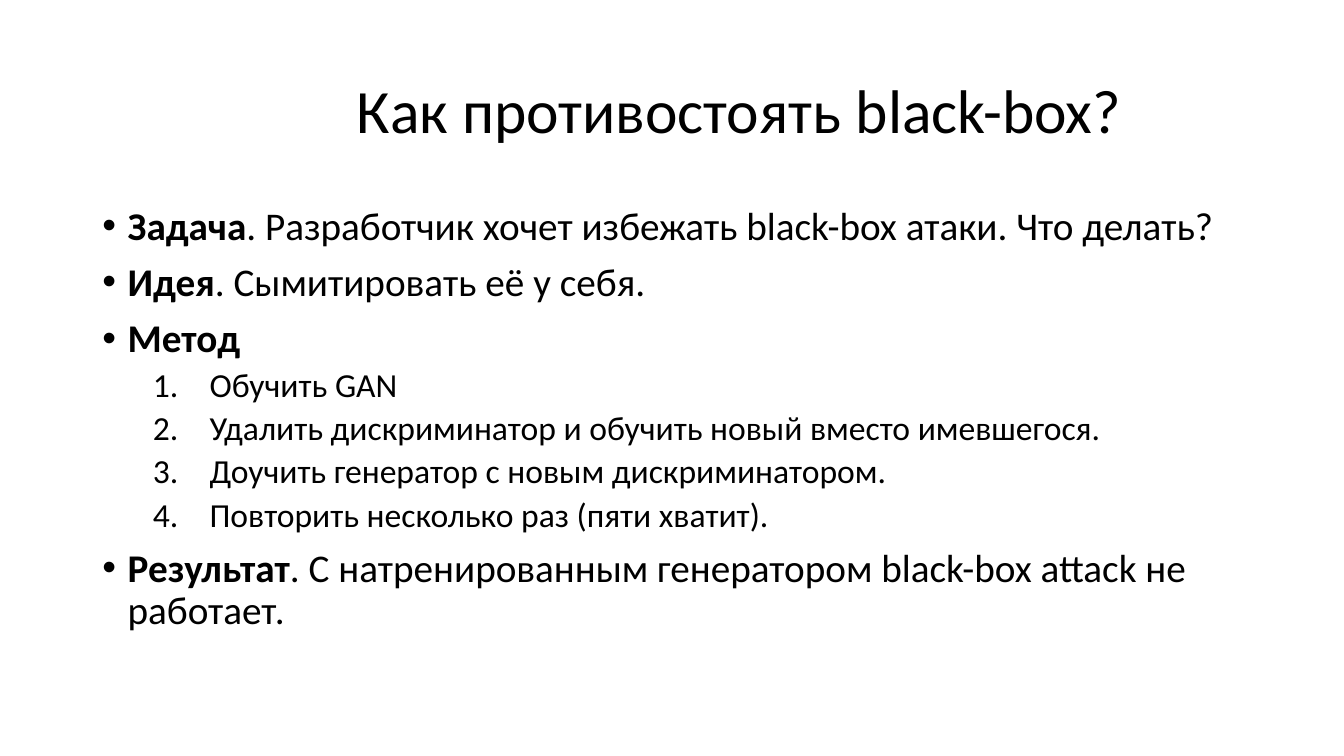
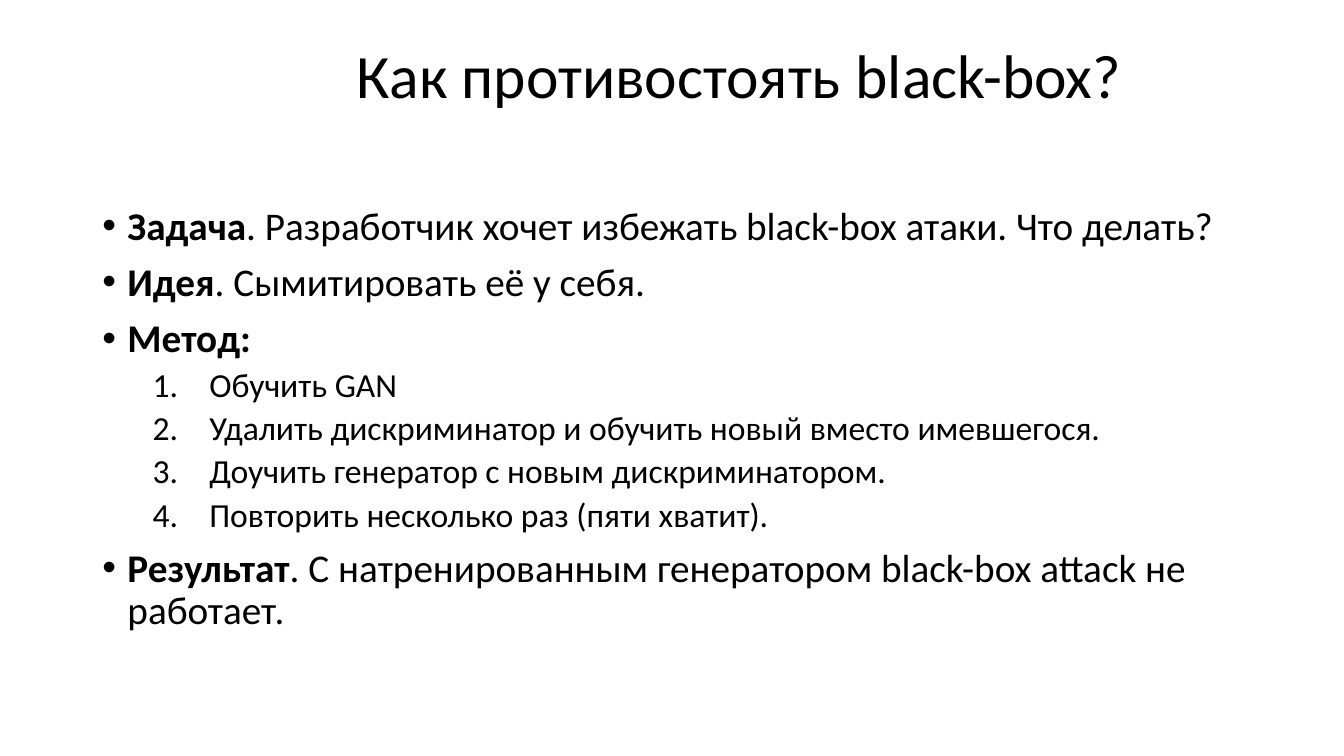
Before and after one commit to Private-ML/gan, a slide deck: slide 11 of GAN MNIST/some slides.pptx (slide 7 before the commit). Drawn at 1344x756 pixels with LibreOffice and Linux fonts; fonts in the diff are those of the drawing; background and template pictures are left out. Boxes give left, top, right and bottom in pixels: in the first picture for what was removed or moved away, otherwise in the second. Text is boxed around its words. In the diff, an @@ line names an element or a change of style, - is before the commit and + after.

```diff
--- a/GAN MNIST/some slides.pptx
+++ b/GAN MNIST/some slides.pptx
@@ text "Как противостоять black-box?" at (x1=357, y1=55, x2=1121, y2=108): vertical alignment middle to top @@
@@ text at (x1=127, y1=326, x2=250, y2=359): text changed @@
-• Метод
+• Метод:
```
Also in this commit, not shown: 4 other slides changed, 8 slides added.
